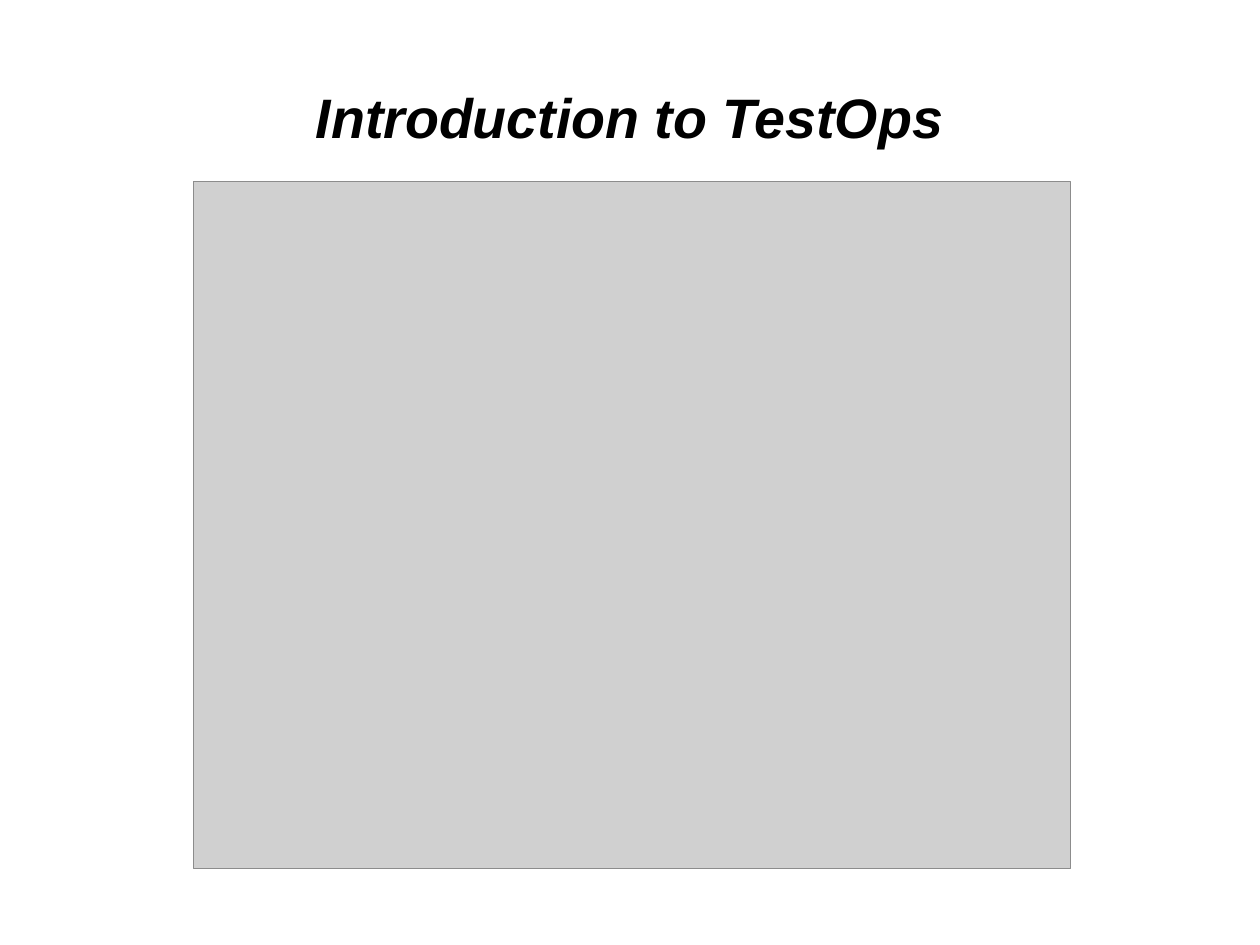
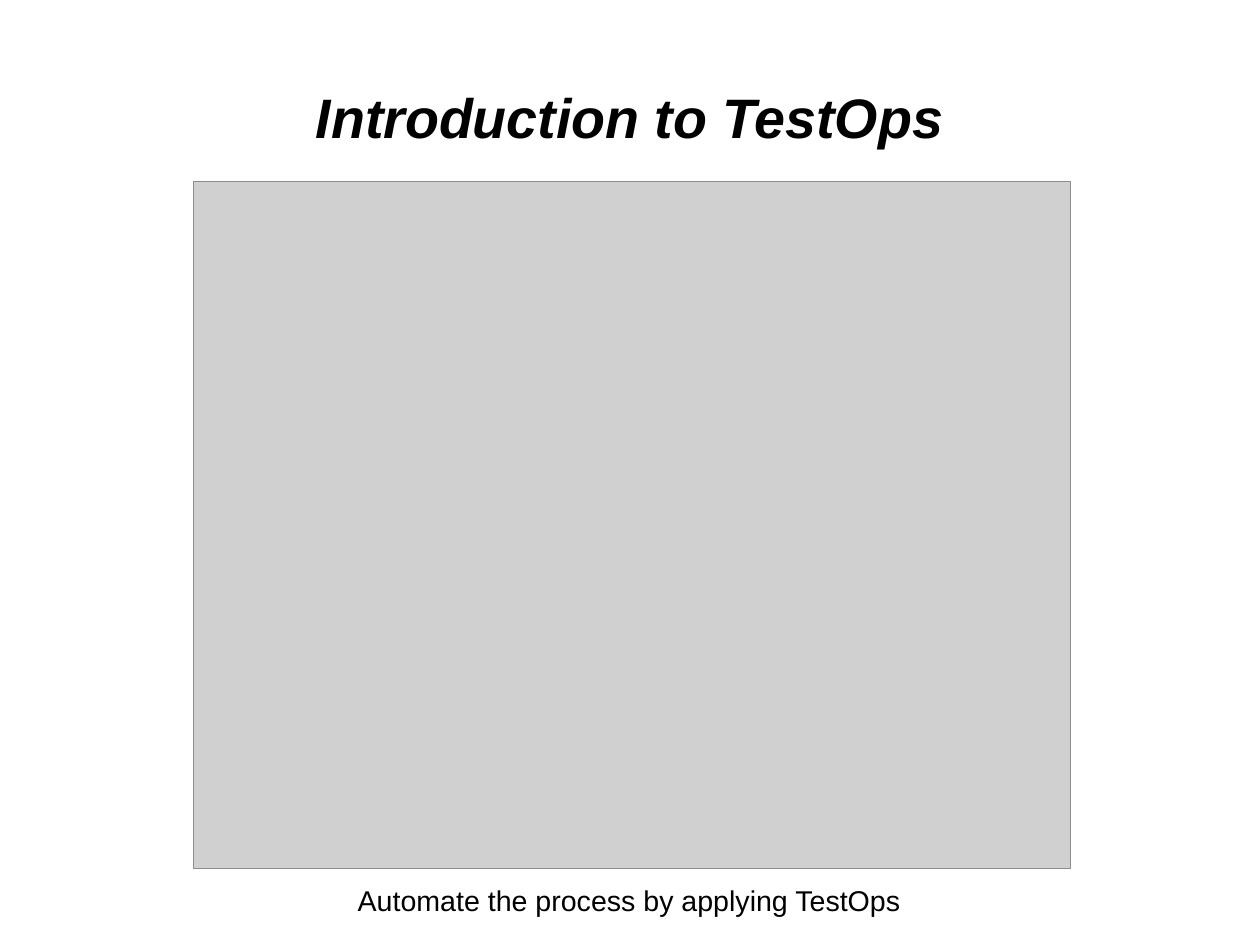
Before and after one commit to kirol/selenium, a slide deck: slide 31 of Selenium & Testops.odp. Drawn at 1260x945 pixels with LibreOffice and Linux fonts; fonts in the diff are those of the drawing; grey boxes stand for pictures. Boxes give left, top, right and bottom in pixels: in the first picture for what was removed or moved away, otherwise in the second. Text is boxed around its words. In the diff, an @@ line names an element or a change of style, - is before the commit and + after.

```diff
--- a/Selenium & Testops.odp
+++ b/Selenium & Testops.odp
@@ text added at bbox=[358, 890, 900, 917], 18 pt, text #000000 @@
+Automate the process by applying TestOps
```
Also in this commit, not shown: 22 other slides changed, 15 slides added, 8 slides removed, 1 other file.
